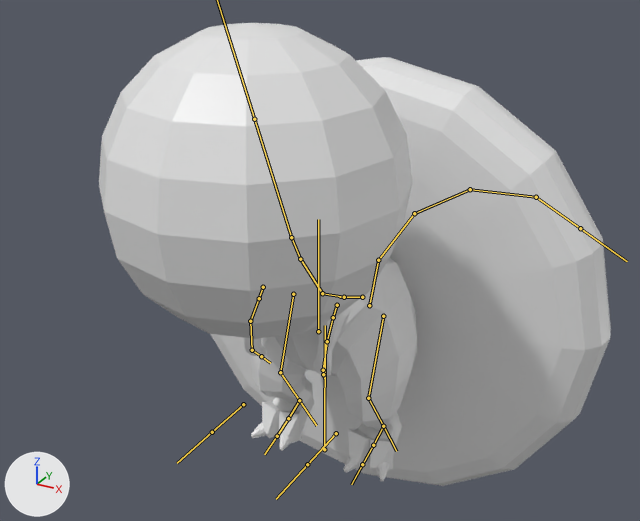
Renders of the FBX model Assets/Models/Dino/Dino.fbx from each side of a commit.
Before and after are seen from a 50 mm lens placed at (1.062, -1.962, 1.602), pointed at (0.014, -0.056, 0.649). The lights are fixed; the arrows at lower left show +X, +Y and +Z. Both versions are drawn at frame 1 of the action 'DinoArmature|A.DinoSwim'; the numbers are the values there. The bones that bend it are drawn over the model as lines.

Names of what the first picture shows: 'BubbleHead', 'DinoBody', 'TailSpin'.
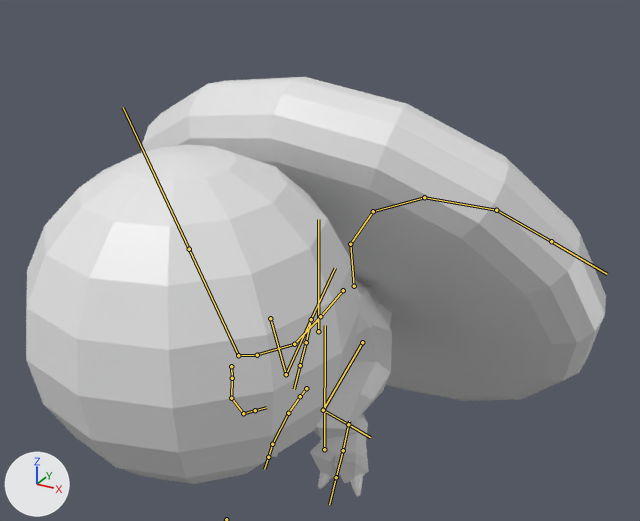
The edits, one by one:
Bone 'hips' (bone_hips) moves from (0.0, 0.0, 0.0) to (0.019, 0.152, 0.0).
Bone 'hips' (bone_hips) turns from (0, 0, 0) to (0, 0, 34) degrees about its own x, y and z.
Bone 'head' (bone_head) turns from (0, 0, 0) to (0, 0, 32) degrees about its own x, y and z.
Bone 'shoulder.L' (bone_shoulder_l) turns from (0, 0, 0) to (-4, -2, -76) degrees about its own x, y and z.
Bone 'shoulder.R' (bone_shoulder_r) turns from (0, 0, 0) to (0, 0, -3) degrees about its own x, y and z.
Bone 'upper_leg.L' (bone_upper_leg_l) turns from (0, 0, 0) to (0, 0, -82) degrees about its own x, y and z.
Bone 'lower_leg.L' (bone_lower_leg_l) turns from (0, 0, 0) to (0, 0, 62) degrees about its own x, y and z.
Bone 'upper_leg.R' (bone_upper_leg_r) turns from (0, 0, 0) to (0, 0, -6) degrees about its own x, y and z.
Bone 'lower_leg.R' (bone_lower_leg_r) turns from (0, 0, 0) to (0, 0, -52) degrees about its own x, y and z.
Bone 'FootIK.L' (bone_footik_l) moves from (0.0, 0.0, 0.0) to (-0.145, -0.235, 0.0).
Bone 'FootIK.L' (bone_footik_l) turns from (0, 0, 0) to (0, 0, 42) degrees about its own x, y and z.
Bone 'FootIK.R' (bone_footik_r) moves from (0.0, 0.0, 0.0) to (0.251, 0.079, 0.0).
Bone 'FootIK.R' (bone_footik_r) turns from (0, 0, 0) to (0, 0, -41) degrees about its own x, y and z.

Location of each change, (x1, y1, x2, y2) in pixels of the pictures (640 x 521 px):
'BubbleHead', posed (7% wider, 7% taller): before (99, 23, 412, 339); after (26, 145, 361, 484)
'TailSpin', posed (16% wider, 24% shorter): before (211, 57, 611, 486); after (141, 77, 606, 401)
'DinoBody', posed: before (244, 258, 417, 481); after (274, 280, 392, 497)
bone 'hips', root to tip: before (362, 297) to (339, 297); after (343, 290) to (315, 322)
bone 'head', root to tip: before (291, 237) to (254, 119); after (238, 355) to (189, 249)
bone 'shoulder.L', root to tip: before (337, 305) to (333, 317); after (306, 388) to (300, 396)
bone 'shoulder.R', root to tip: before (263, 287) to (259, 298); after (231, 366) to (232, 378)
bone 'upper_leg.L', root to tip: before (383, 316) to (368, 398); after (362, 342) to (323, 410)
bone 'lower_leg.L', root to tip: before (368, 398) to (383, 426); after (323, 410) to (348, 424)
bone 'upper_leg.R', root to tip: before (293, 294) to (280, 372); after (270, 318) to (286, 374)
bone 'lower_leg.R', root to tip: before (280, 372) to (299, 400); after (286, 374) to (311, 319)
bone 'FootIK.L', root to tip: before (383, 426) to (385, 424); after (348, 424) to (349, 421)
bone 'FootIK.R', root to tip: before (299, 400) to (301, 399); after (311, 319) to (312, 316)
